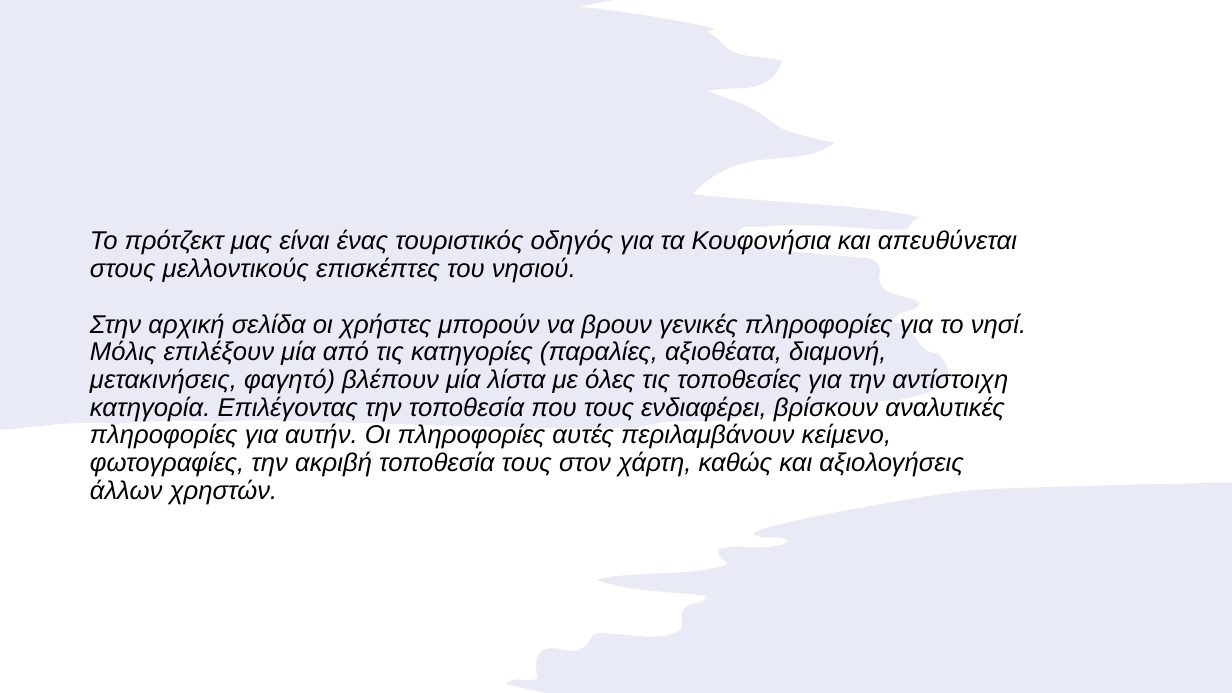
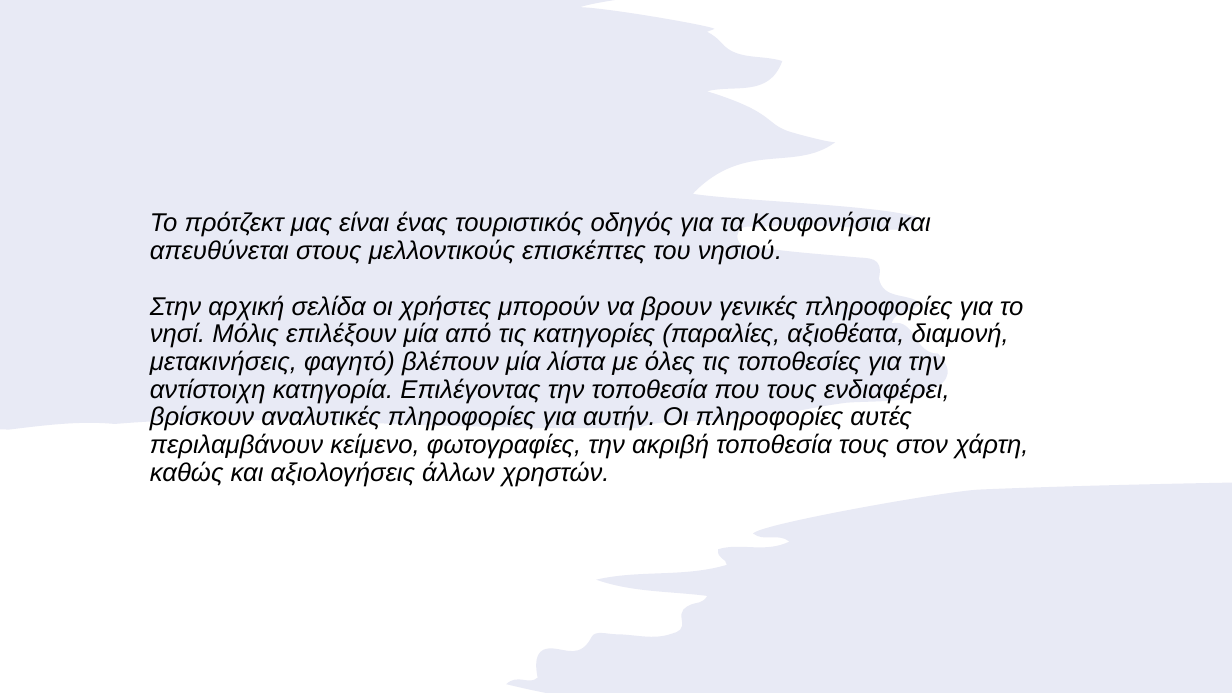
Before and after one commit to eefthymiou/TravelGuide, a slide deck: slide 2 of TravelGuide.pptx. Drawn at 1232x693 pixels with LibreOffice and Linux fonts; fonts in the diff are those of the drawing. Boxes give left, top, right and bottom in pixels: in the first picture for what was removed or moved away, otherwise in the second. Text is boxed around its words. In the diff, an @@ line names an element or a change of style, - is before the commit and + after.

```diff
--- a/TravelGuide.pptx
+++ b/TravelGuide.pptx
@@ title "Το πρότζεκτ μας είναι ένας ..." rewrapped from <box>90,229,1026,505</box> to <box>150,211,1028,487</box> @@
```
Also in this commit, not shown: 1 slide added, 3 other files.
